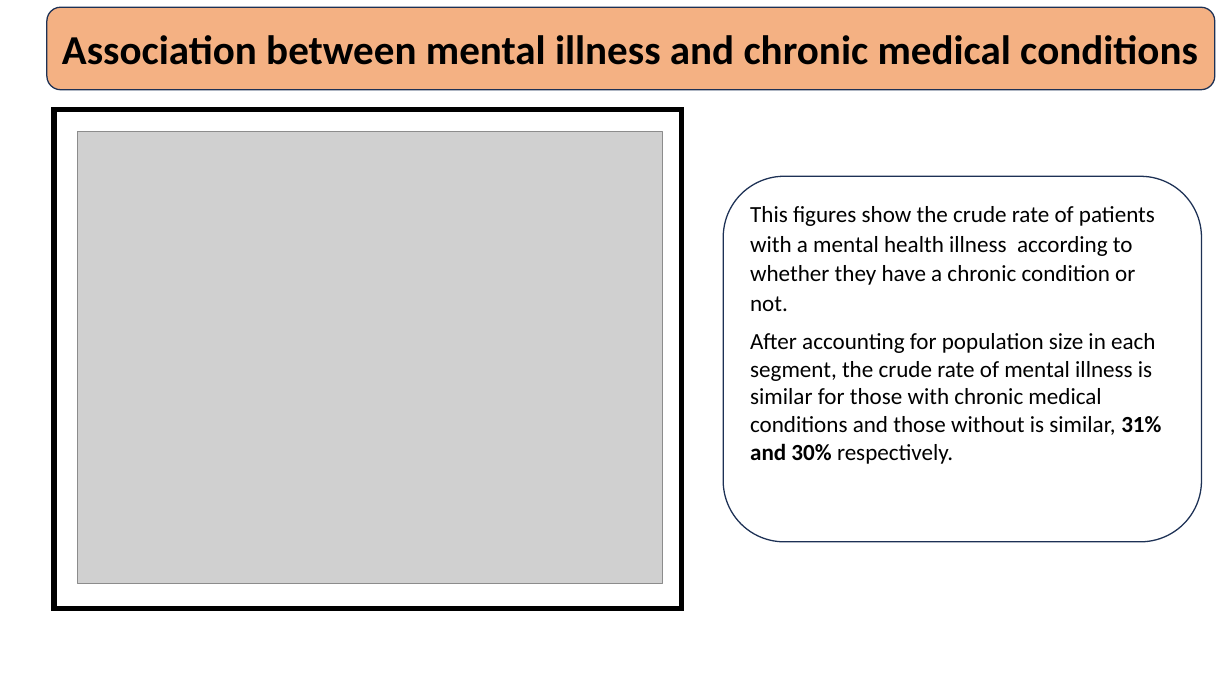
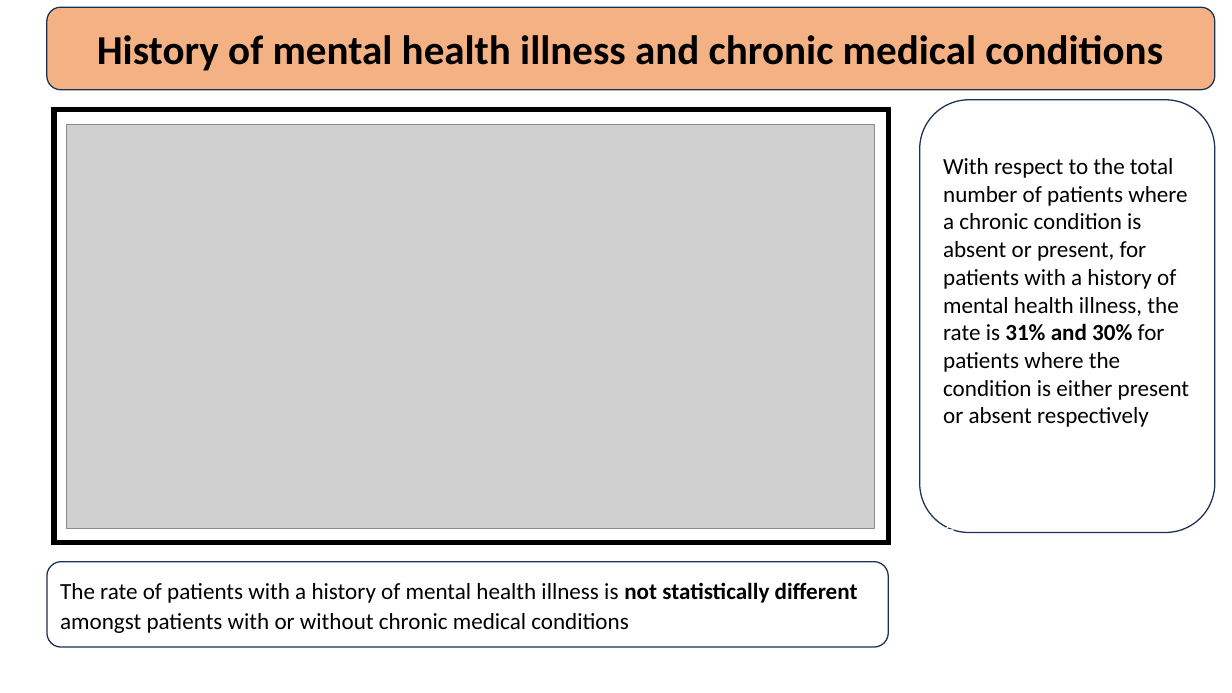
Before and after one commit to hnanji/PREDICTING-MH, a slide deck: slide 12 of reports/mental.health.pptx (slide 11 before the commit). Drawn at 1232x693 pixels with LibreOffice and Linux fonts; fonts in the diff are those of the drawing; grey boxes stand for pictures. Boxes give left, top, right and bottom in pixels: in the first picture for what was removed or moved away, otherwise in the second. Text is boxed around its words. In the diff, an @@ line names an element or a change of style, - is before the commit and + after.

```diff
--- a/reports/mental.health.pptx
+++ b/reports/mental.health.pptx
@@ text in rounded rectangle at [97, 35, 1163, 71]: text changed @@
-Association between mental illness and chronic medical conditions
+History of mental health illness and chronic medical conditions
@@ rectangle: place and size @@
-rectangle at [54, 109, 681, 609]
+rectangle at [54, 109, 888, 542]
@@ rounded rectangle "With respect to the total ...": place and size @@
-rounded rectangle "With respect to the total ..." at [724, 177, 1202, 543]
+rounded rectangle "With respect to the total ..." at [920, 100, 1214, 532]
@@ picture: place and size @@
-picture at [78, 131, 663, 583]
+picture at [67, 124, 874, 529]
@@ text in rounded rectangle at [943, 158, 1190, 533]: text changed @@
-This figures show the crude rate of patients with a mental health illness according to whether they have a chronic condition or not.
-After accounting for population size in each segment, the crude rate of mental illness is similar for those with chronic medical conditions and those without is similar, 31% and 30% respectively.
-or those between 20-24 years is 12%.
+With respect to the total number of patients where a chronic condition is absent or present, for patients with a history of mental health illness, the rate is 31% and 30% for patients where the condition is either present or absent respectively
+or those between 20-24ars is 12%.
@@ rounded rectangle added at [47, 562, 889, 647], fill #FFFFFF, outline #1E3256 1 pt, 18 pt, text #000000 @@
+The rate of patients with a history of mental health illness is not statistically different amongst patients with or without chronic medical conditions12%.
```
Also in this commit, not shown: 16 other slides changed, 4 slides added, 2 slides removed.
